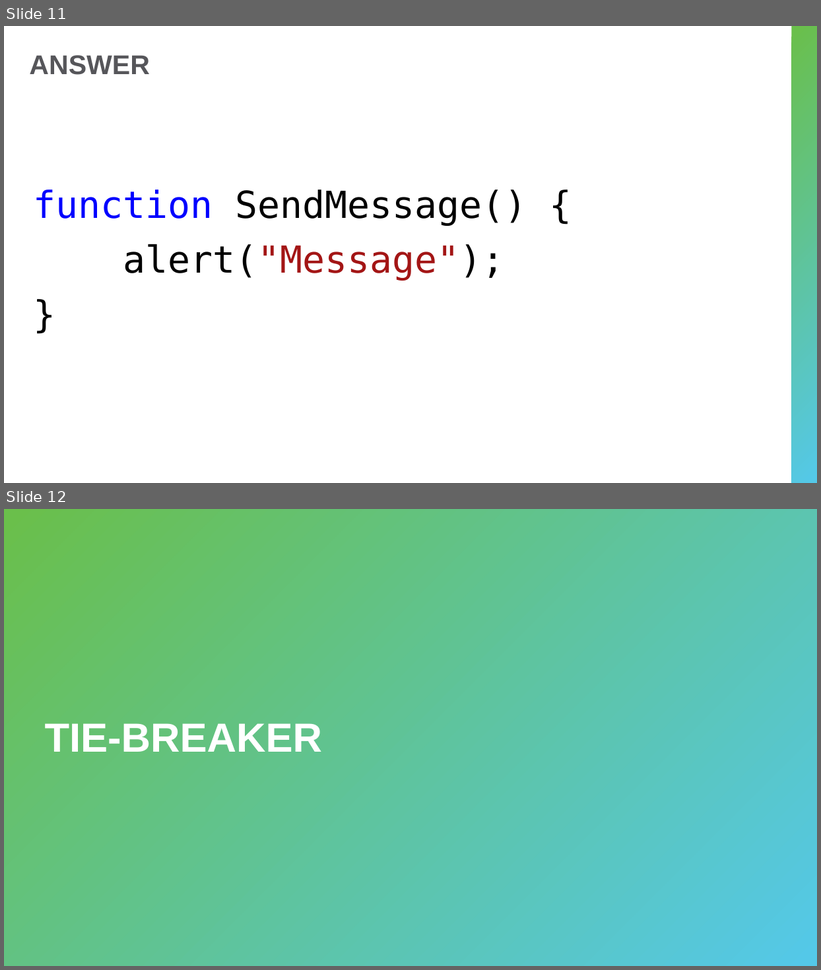
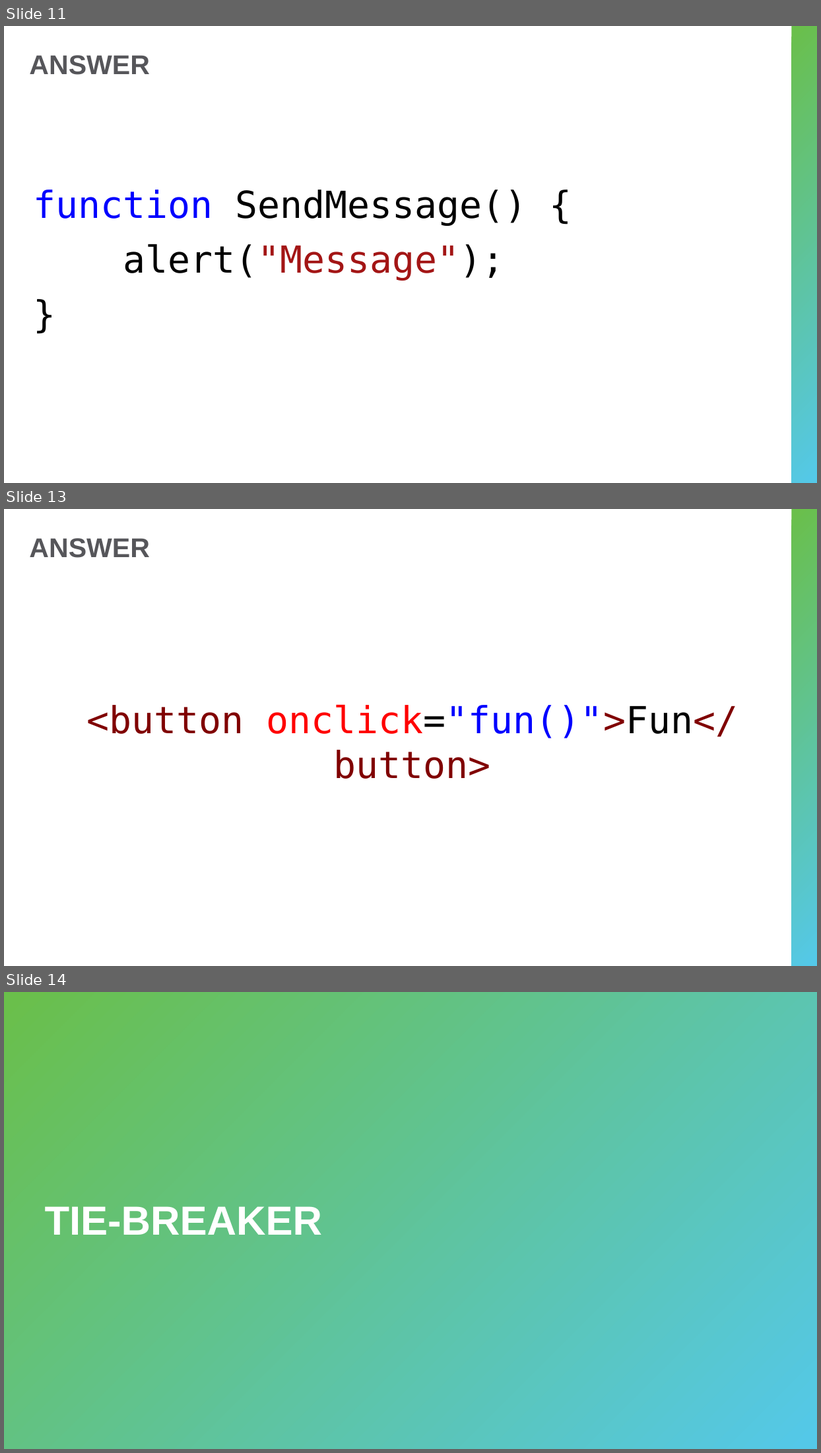
Before and after one commit to hytechclub/web-102, a slide deck: Week04/Review.pptx. Shown one above the other, each under a label of ours: slides 11 and 12 before the commit, slides 11, 13 and 14 after it; the slides between them are not shown. The pictures are 821x970 and 821x1453 pixels, drawn with LibreOffice and Linux fonts; fonts in the diff are those of the drawing. Boxes give left, top, right and bottom in pixels: in the first picture for what was removed or moved away, otherwise in the second. Text is boxed around its words. In the diff, an @@ line names an element or a change of style, - is before the commit and + after.

```diff
--- a/Week04/Review.pptx
+++ b/Week04/Review.pptx
@@ slide 13 added at (4,509,817,966), background #FFFFFF; not listed: 1 template element that a slide beside it also shows @@
@@ title added at (29,538,150,558), 32 pt, text #56565A, bold @@
+ANSWER
@@ text added at (87,704,738,779), 44 pt, text #800000 @@
+<button onclick="fun()">Fun</button>
@@ what was slide 12 is now slide 14 @@
```
Also in this commit, not shown: 1 slide changed, 1 other slide added, 6 other files.
